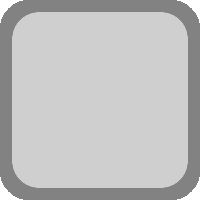
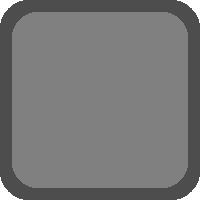
The second 200 × 200 image is a revision of the first. Changes to its layers:
renamed "Eingefügte Ebene" to "Sichtbar #1", painted on it over left=0, top=0, right=200, bottom=200
removed layer "Hintergrund" over left=0, top=0, right=200, bottom=200
